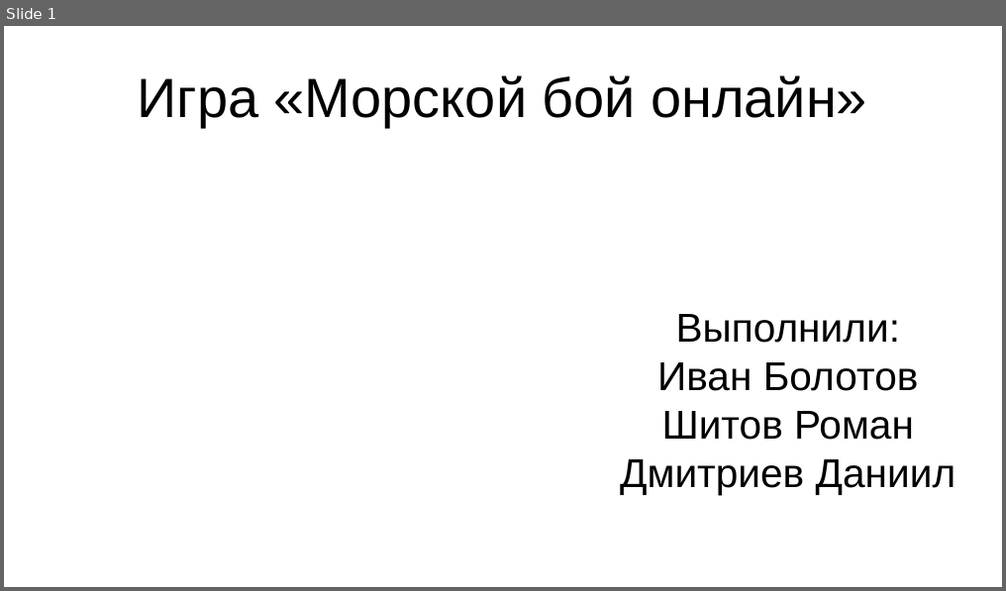
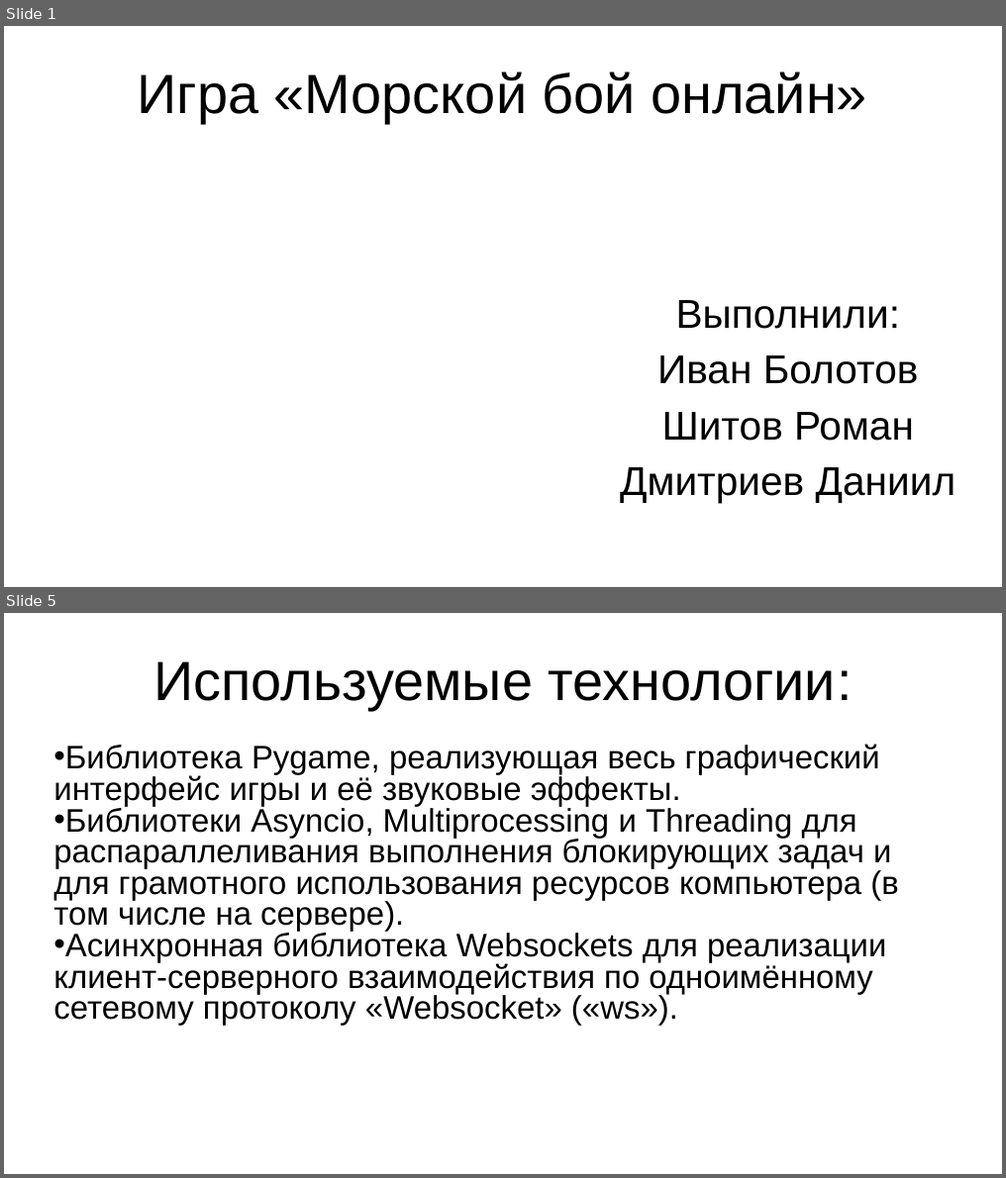
Before and after one commit to Ivan-Bolotov/PygameProject, a slide deck: Презентация.pptx. Shown one above the other, each under a label of ours: slide 1 before the commit, slides 1 and 5 after it; the slides between them are not shown. The pictures are 1006x591 and 1006x1178 pixels, drawn with LibreOffice and Linux fonts; fonts in the diff are those of the drawing. Boxes give left, top, right and bottom in pixels: in the first picture for what was removed or moved away, otherwise in the second. Text is boxed around its words. In the diff, an @@ line names an element or a change of style, - is before the commit and + after.

```diff
--- a/Презентация.pptx
+++ b/Презентация.pptx
@@ slide 5 added at (4,613,1002,1174), background #FFFFFF @@
@@ title added at (153,662,852,709), 44 pt, text #000000 @@
+Используемые технологии:
@@ text added at (54,744,898,1026), 25.9 pt, text #000000 @@
+• Библиотека Pygame, реализующая весь графический интерфейс игры и её звуковые эффекты.
+• Библиотеки Asyncio, Multiprocessing и Threading для распараллеливания выполнения блокирующих задач и для грамотного использования ресурсов компьютера (в том числе на сервере).
+• Асинхронная библиотека Websockets для реализации клиент-серверного взаимодействия по одноимённому сетевому протоколу «Websocket» («ws»).
@@ slide 1 changed as well @@
@@ title "Игра «Морской бой онлайн»" at (138,72,867,122): line spacing 1 to 0.9 @@
@@ subtitle "Выполнили:" at (620,300,956,503): indent changed; line spacing 1 to 0.9; more space between paragraphs @@
```
Also in this commit, not shown: 6 other slides added, 1 other file.
